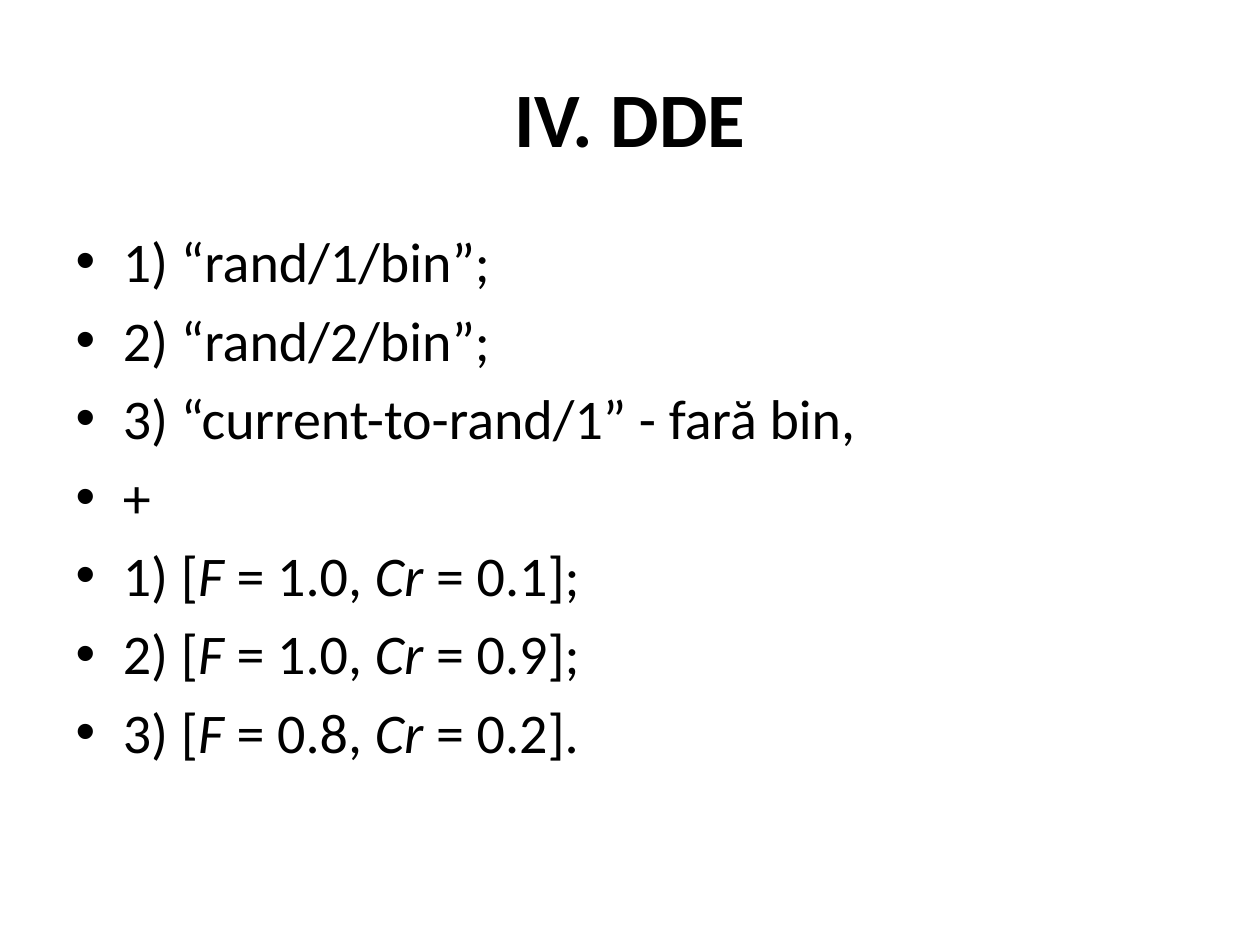
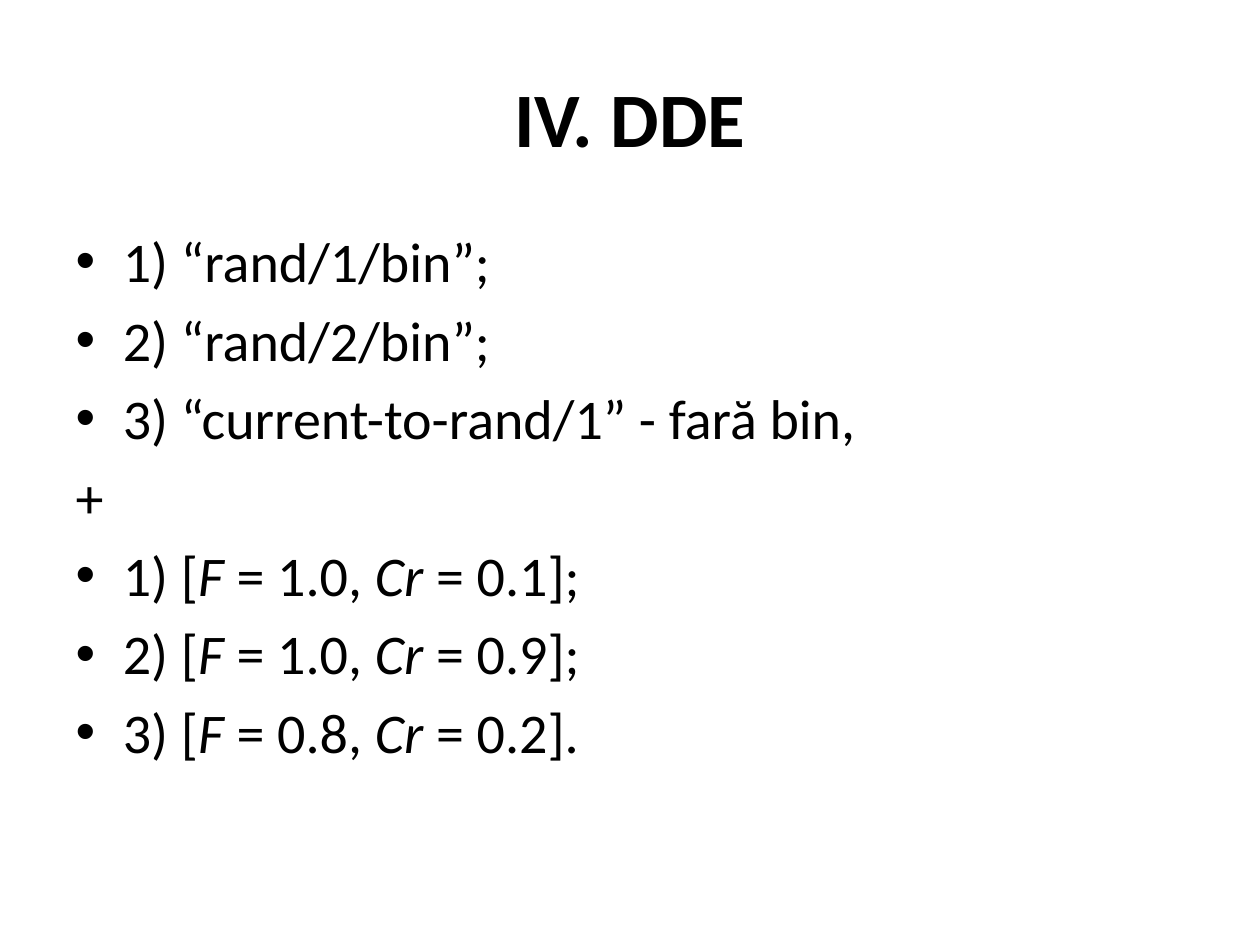
Before and after one commit to tusciucalecs/stuff, a slide deck: slide 6 of prezentare.pptx. Drawn at 1260x945 pixels with LibreOffice and Linux fonts; fonts in the diff are those of the drawing. Boxes give left, top, right and bottom in pixels: in the first picture for what was removed or moved away, otherwise in the second. Text is boxed around its words. In the diff, an @@ line names an element or a change of style, - is before the commit and + after.

Commit message:
Fix presentation

```diff
--- a/prezentare.pptx
+++ b/prezentare.pptx
@@ text "1) “rand/1/bin”;" at <box>123,241,856,761</box>: bullet • to none @@
```
